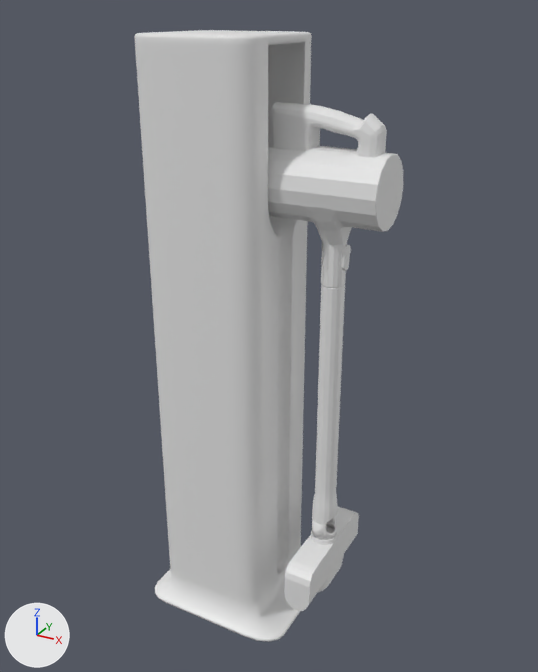
Two versions of the FBX model Assets/05_Models/Furnitures/Vacuum.fbx, one commit apart.
Camera for both pictures: a camera (50 mm lens) standing at (-1.79, -4.76, 2.37) and looking at (-3.0, -2.56, 1.27). Arrows for +X, +Y and +Z are at lower left; the lights stay in place. Where no turn or scale is listed for an object, it has been applied to the vertices.

Objects in the first picture: 'Vacuum', 'Vacuum.002', 'Vacuum.003', 'VacuumBase'.
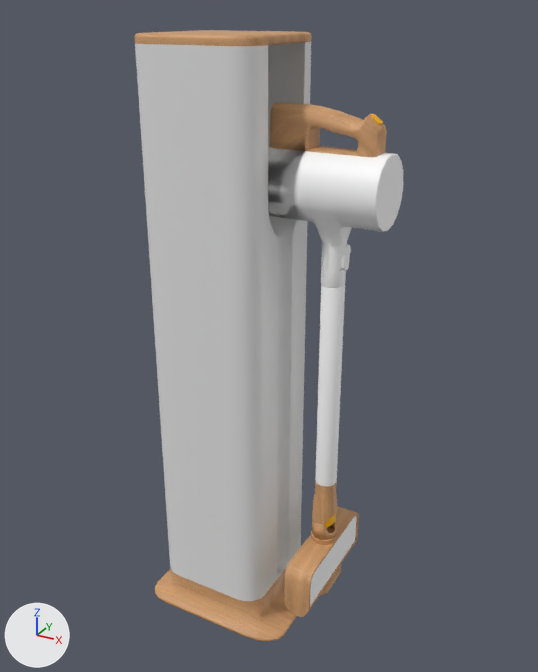
Where the newer file only moved an object's origin or applied its transform, the numbers keep the older frame.

Where the change shows, as pixel boxes [x1, y1, x2, y2] in the pictures (538 x 672 px):
'VacuumBase', surface changed (white to brown): [135, 30, 312, 642] in both
'Vacuum', surface changed: [268, 102, 403, 529] in both
'Vacuum.003', surface changed (white to orange): [284, 507, 359, 617] in both
'Vacuum.002', surface changed (grey to brown): [312, 517, 337, 540] in both
part 1 of me_vacuum_003, cut back: before [312, 500, 338, 528]; after [318, 511, 336, 529]
part 2 of me_vacuum_003, added: after [368, 114, 385, 127]
part 3 of me_vacuum_003, surface changed: [268, 147, 305, 220] in both
part 4 of me_vacuum_003, recoloured (grey to white): [294, 151, 403, 486] in both
part 5 of me_vacuum_003, recoloured (grey to brown): [270, 102, 387, 513] in both

The change, as a list of edits to the scene's bpy script:
```text
Add img_lego_b_png:
    img_lego_b_png = load_image('Lego_B.png', '../../04_Images/Textures/Lego_B.png', 1024, 1024, 'sRGB')
Add img_wood_b_png:
    img_wood_b_png = load_image('Wood_B.png', '../../04_Images/Textures/Wood_B.png', 1024, 1024, 'sRGB')
Change mat_wood:
    remove mat_wood.base_color = (0.8, 0.8, 0.8)  # white #e7e7e7
    add mat_wood.texture = img_wood_b_png
Add mat_glass:
    mat_glass = principled_material('Glass')
    mat_glass.base_color = (0.8, 0.8, 0.8)  # white #e7e7e7
Add mat_color:
    mat_color = principled_material('Color')
    mat_color.texture = img_lego_b_png
Change me_vacuum_003:
    used by ob_vacuum; location = (-2.759, -2.585, 1.714)
    remove me_vacuum_003.from_pydata(...)  # 1048 vertices, 1033 faces; spans x -0.21..0.2, y -0.12..0.12, z -1.19..0.38
    add me_vacuum_003.from_pydata(...)  # 1078 vertices, 1047 faces; spans x -0.21..0.2, y -0.12..0.12, z -1.19..0.38
    me_vacuum_003 part 1: 15 vertices moved from x -0.01..0.07, y -0.05..0.05, z -1.14..-1.12 to x -0.01..0.07, y -0.05..0.05, z -1.14..-1.11; 141 vertices removed from x -0.02..0.07, y -0.05..0.05, z -1.19..-1.09; 55 vertices added at x -0.01..0.07, y -0.05..0.05, z -1.19..-1.11
    me_vacuum_003 part 2: 116 vertices added at x -0.18..0.16, y -0.11..0.11, z 0.02..0.37
    me_vacuum_003 part 3: 803 kept faces spanning x -0.21..0.2, y -0.12..0.12, z -1.14..0.38 get new texture (UV) coordinates
    me_vacuum_003 part 4: 464 faces spanning x -0.07..0.2, y -0.12..0.12, z -0.97..0.26 switch from no material to mat_color (picture img_lego_b_png)
    me_vacuum_003 part 5: 296 faces spanning x -0.21..0.17, y -0.05..0.05, z -1.14..0.38 switch from no material to mat_wood (picture img_wood_b_png)
    me_vacuum_003 part 6: the surface is now shaded smooth
    add me_vacuum_003.materials.append(mat_glass)  # white #e7e7e7
```
